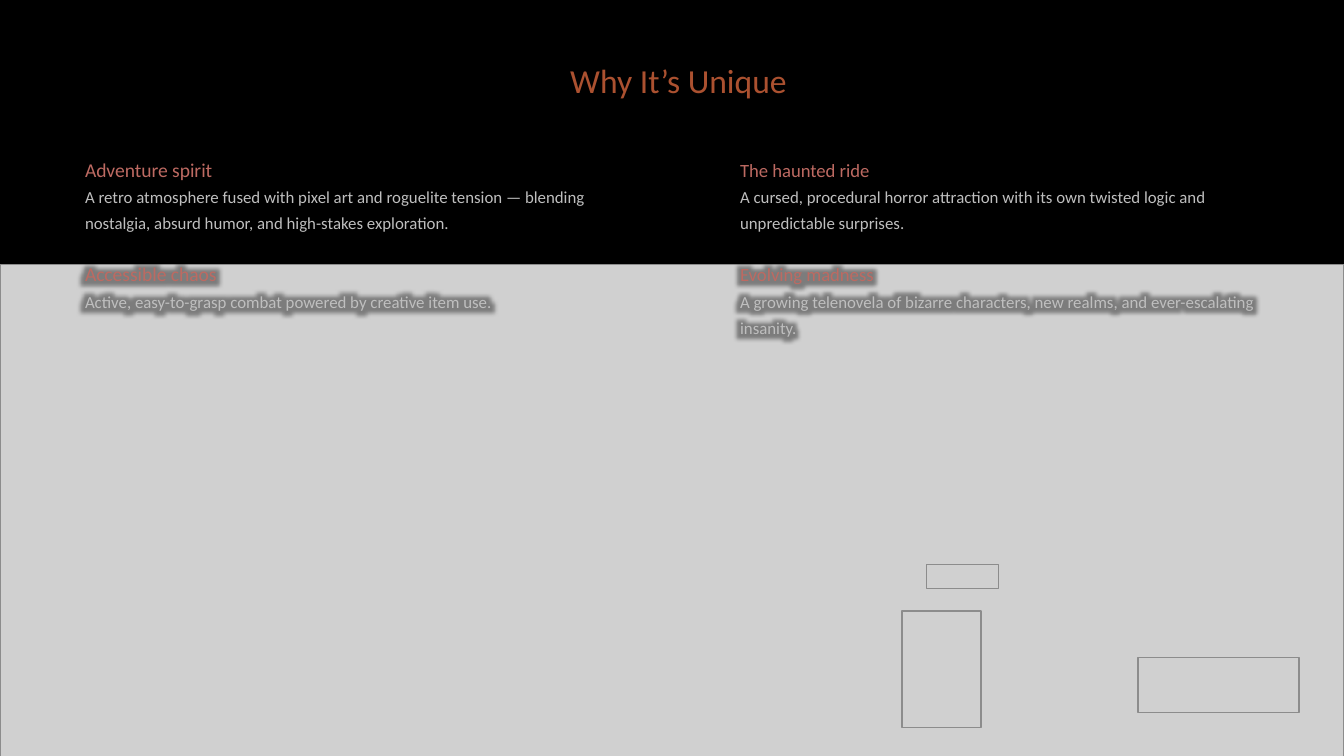
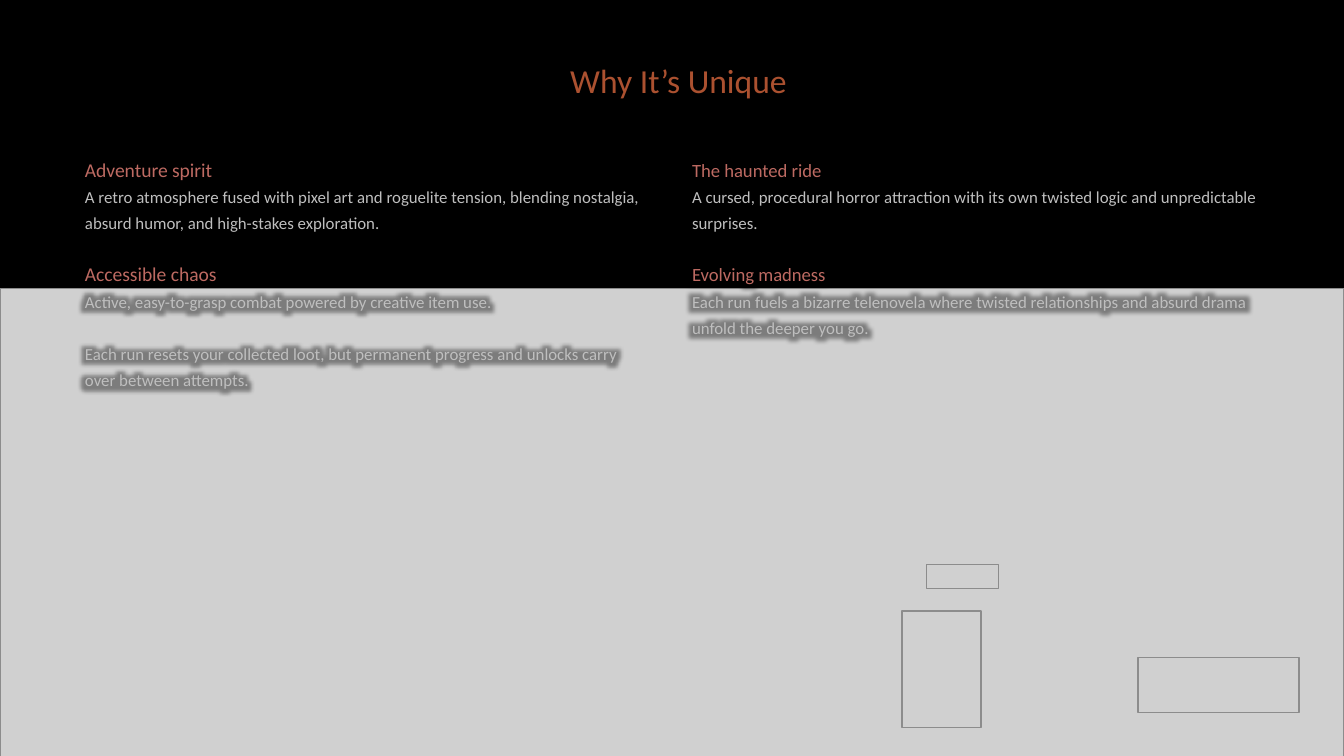
Before and after one commit to diegohcanepa/Remizione, a slide deck: slide 3 of Pitch Deck.pptx. Drawn at 1344x756 pixels with LibreOffice and Linux fonts; fonts in the diff are those of the drawing; grey boxes stand for pictures. Boxes give left, top, right and bottom in pixels: in the first picture for what was removed or moved away, otherwise in the second. Text is boxed around its words. In the diff, an @@ line names an element or a change of style, - is before the commit and + after.

Commit message:
Updated pitch deck.
Removed Under ride entrance.

```diff
--- a/Pitch Deck.pptx
+++ b/Pitch Deck.pptx
@@ subtitle "The haunted ride": place and size @@
-subtitle "The haunted ride" at [740, 164, 1253, 311]
+subtitle "The haunted ride" at [692, 164, 1256, 336]
@@ text at [85, 191, 638, 232]: text changed @@
-A retro atmosphere fused with pixel art and roguelite tension — blending nostalgia, absurd humor, and high-stakes exploration.
+A retro atmosphere fused with pixel art and roguelite tension, blending nostalgia, absurd humor, and high-stakes exploration.
@@ picture: place and size @@
-picture at [0, 265, 1344, 756]
+picture at [0, 289, 1344, 756]
@@ subtitle at [692, 294, 1246, 336]: text changed @@
-A growing telenovela of bizarre characters, new realms, and ever-escalating insanity.
+Each run fuels a bizarre telenovela where twisted relationships and absurd drama unfold the deeper you go.
@@ text at [85, 347, 616, 388]: paragraph added @@
+Each run resets your collected loot, but permanent progress and unlocks carry over between attempts.
```
Also in this commit, not shown: 2 other slides changed, 1 slide added, 14 other files.
